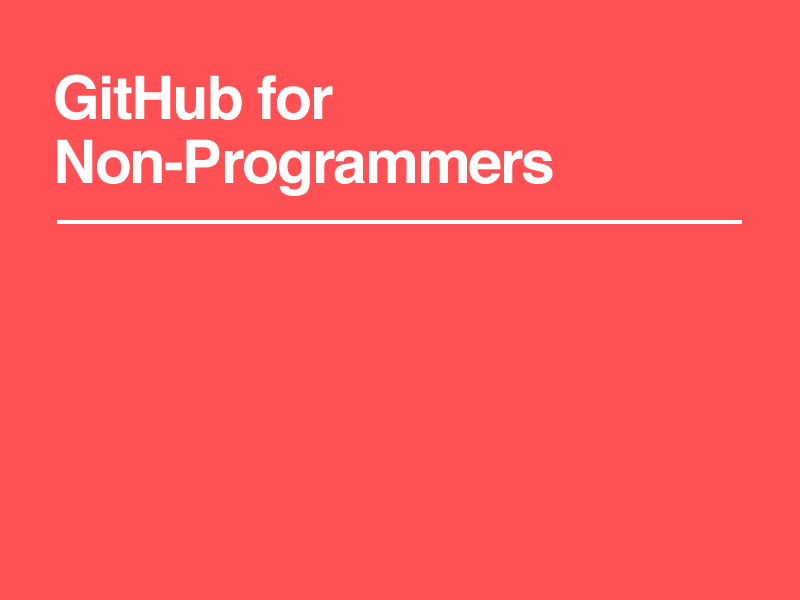
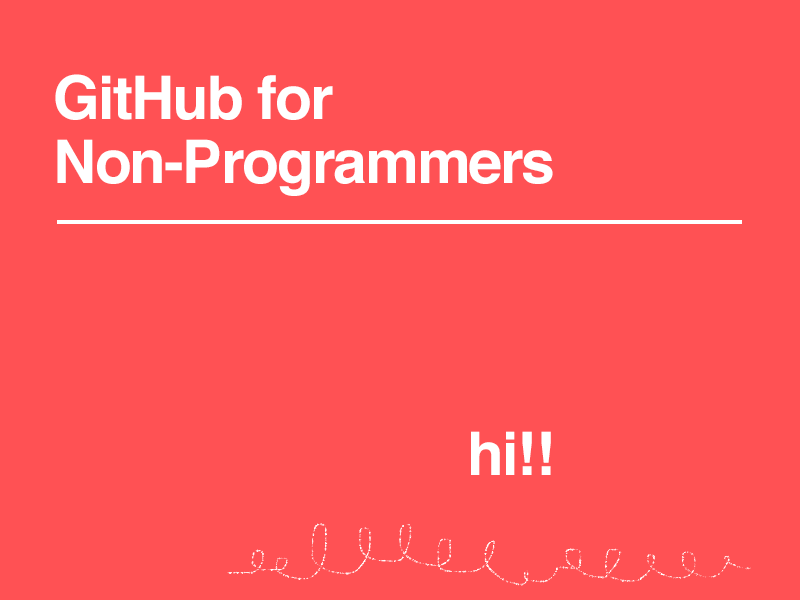
Comparing the layer stacks of the two 800×600 images. Changes:
added layer "Layer 1" above "hi!!" over [227, 523, 751, 586]
added layer "hi!!" above "h rule" over [471, 431, 551, 475]
